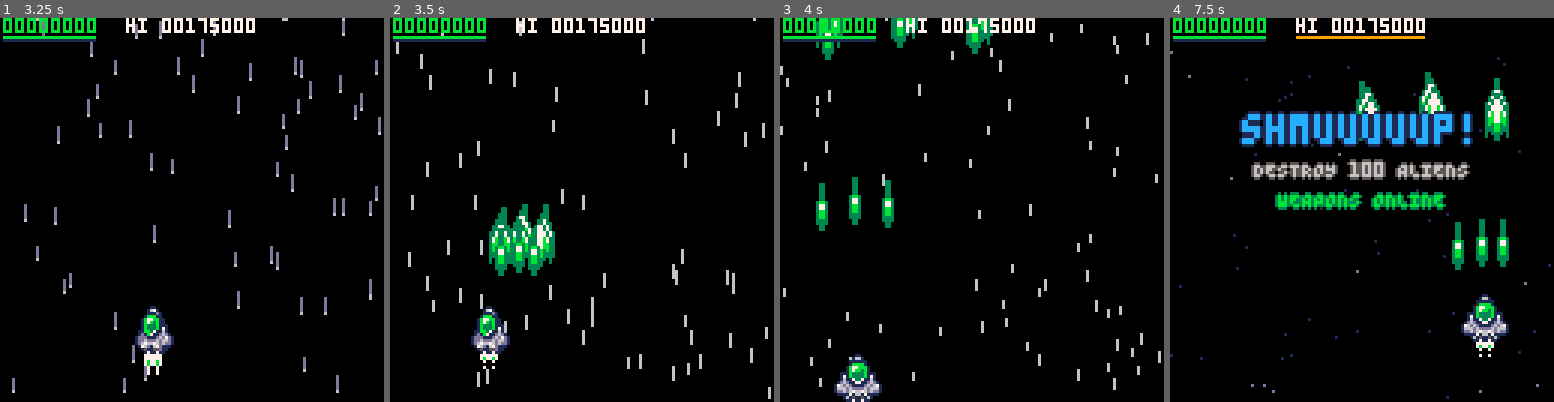
Above: before the commit, frames 1-4 (left to right).
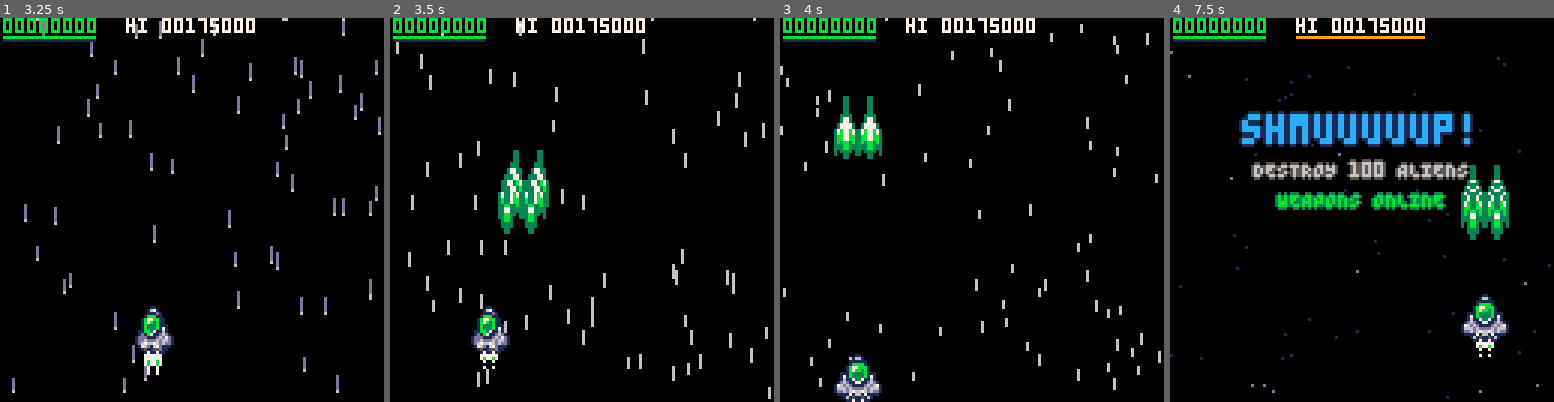
Above: after the commit, the same moments.

Repository: wimpysworld/antsy-alien-attack-pico
Game: PICO-8 cartridge main.p8
Two runs of this game, one before a commit and one after it. Both use one fixed random seed, a clock stepped at 60 frames per second and the inputs below.
Inputs:
- Up to frame 1 (3.25 s): tap X (X key) at 0.33, 1.07, 1.85, 2.97 s; tap O (Z key) at 0.7, 1.7, 2.1, 2.5, 2.9 s; hold Right 1.6-2.1 s; hold Up 2.15-2.42 s; hold Right 2.47-3.03 s; hold Left from 3.08 s (still down)
- Up to frame 2 (3.5 s): keep holding Left; tap O (Z key) at 3.3 s
- Up to frame 3 (4 s): release Left at 3.58 s; hold Down 3.63-3.97 s; tap O (Z key) at 3.7 s
- Up to frame 4 (7.5 s): hold Right 4.02-4.68 s; tap X (X key) every 1.12 s from 4.08 to 7.43 s; tap O (Z key) every 0.4 s from 4.1 to 7.3 s; hold Up 4.73-5.03 s; hold Left 5.08-5.68 s; hold Down 5.73-6.03 s; hold Right 6.08-6.58 s; hold Right 6.63-7.13 s; hold Up 7.18-7.45 s

Frame 1 is identical in both runs. In frame 2, 3.6% of the frame differs, in the area x 25-43%, y 34-68%; in frame 3, 3.2%; in frame 4, 3.9%, in the area x 48-89%, y 14-66%.

Commit message:
fix: set starting shot pattern to 1

Diff:
--- a/main.p8
+++ b/main.p8
@@ -1795,7 +1795,7 @@
   explosion_screen_flash=0,
   explosion_screen_shake=1,
   explosion_style=nil,
-  shot_pattern=2,
+  shot_pattern=1,
   shot_damage=10,
   shot_speed_x=0,
   shot_speed_y=-4,
